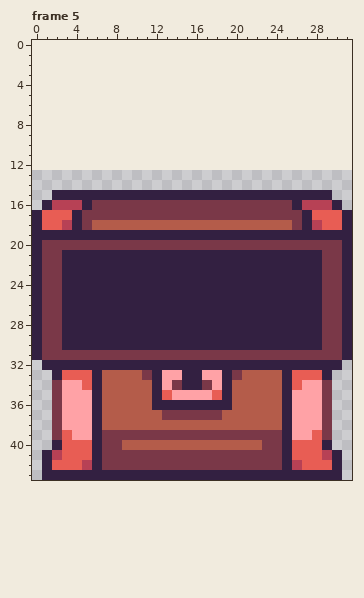
Two states of a pixel-art file, images/tiles/chest/weaponChestOpening.aseprite. Above, as it was before the edit.
32x31 pixels, 26 frames. Shown: frame 5. The old version is drawn lined up with the new one, on the new canvas. The commit also changed other frames, which this record leaves out.
New version:
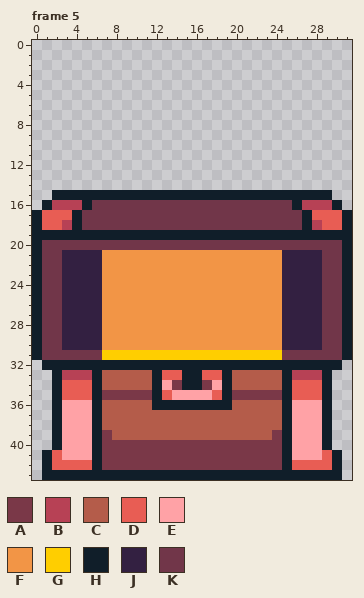
Palette (. is transparent): A #7a3848  B #b74155  C #b45c4a  D #e85d54  E #ffa2a6  F #f29546  G #ffce00  H #101e29  J #332041  K #713649
Diff:
canvas 32x31 -> 32x44, the old top-left corner now at 0,13
--- frame 5
@@ x 0..31 @@
 14 ................................
-15 ..JJJJJJJJJJJJJJJJJJJJJJJJJJJJ..
-16 .JBBBJAAAAAAAAAAAAAAAAAAAAJBBBJ.
-17 JDDDJAAAAAAAAAAAAAAAAAAAAAAJDDDJ
-18 JDDBJACCCCCCCCCCCCCCCCCCCCAJBDDJ
-19 JJJJJJJJJJJJJJJJJJJJJJJJJJJJJJJJ
-20 JAAAAAAAAAAAAAAAAAAAAAAAAAAAAAAJ
-21 JAAJJJJJJJJJJJJJJJJJJJJJJJJJJAAJ
-22 JAAJJJJJJJJJJJJJJJJJJJJJJJJJJAAJ
-23 JAAJJJJJJJJJJJJJJJJJJJJJJJJJJAAJ
-24 JAAJJJJJJJJJJJJJJJJJJJJJJJJJJAAJ
-25 JAAJJJJJJJJJJJJJJJJJJJJJJJJJJAAJ
-26 JAAJJJJJJJJJJJJJJJJJJJJJJJJJJAAJ
-27 JAAJJJJJJJJJJJJJJJJJJJJJJJJJJAAJ
-28 JAAJJJJJJJJJJJJJJJJJJJJJJJJJJAAJ
-29 JAAJJJJJJJJJJJJJJJJJJJJJJJJJJAAJ
-30 JAAJJJJJJJJJJJJJJJJJJJJJJJJJJAAJ
-31 JAAAAAAAAAAAAAAAAAAAAAAAAAAAAAAJ
-32 .JJJJJJJJJJJJJJJJJJJJJJJJJJJJJJ.
-33 ..JDDDJCCCCAJEEJJEEJACCCCJDDDJ..
-34 ..AEEDJCCCCCJEAJJAEJCCCCCJDEEA..
-35 ..AEEEJCCCCCJDEEEEDJCCCCCJEEEA..
-36 ..AEEEJCCCCCJJJJJJJJCCCCCJEEEA..
-37 ..AEEEJCCCCCCAAAAAACCCCCCJEEEA..
-38 ..AEEEJCCCCCCCCCCCCCCCCCCJEEEA..
-39 ..ADEEJAAAAAAAAAAAAAAAAAAJEEDA..
-40 ..JDDDJAACCCCCCCCCCCCCCAAJDDDJ..
-41 .JBDDDJAAAAAAAAAAAAAAAAAAJDDDBJ.
-42 .JDDDBJAAAAAAAAAAAAAAAAAAJBDDDJ.
-43 .JJJJJJJJJJJJJJJJJJJJJJJJJJJJJJ.
+15 ..HHHHHHHHHHHHHHHHHHHHHHHHHHHH..
+16 .HBBBHKKKKKKKKKKKKKKKKKKKKHBBBH.
+17 HDDDHKKKKKKKKKKKKKKKKKKKKKKHDDDH
+18 HDDBHKKKKKKKKKKKKKKKKKKKKKKHBDDH
+19 HHHHHHHHHHHHHHHHHHHHHHHHHHHHHHHH
+20 HKKKKKKKKKKKKKKKKKKKKKKKKKKKKKKH
+21 HKKJJJJFFFFFFFFFFFFFFFFFFJJJJKKH
+22 HKKJJJJFFFFFFFFFFFFFFFFFFJJJJKKH
+23 HKKJJJJFFFFFFFFFFFFFFFFFFJJJJKKH
+24 HKKJJJJFFFFFFFFFFFFFFFFFFJJJJKKH
+25 HKKJJJJFFFFFFFFFFFFFFFFFFJJJJKKH
+26 HKKJJJJFFFFFFFFFFFFFFFFFFJJJJKKH
+27 HKKJJJJFFFFFFFFFFFFFFFFFFJJJJKKH
+28 HKKJJJJFFFFFFFFFFFFFFFFFFJJJJKKH
+29 HKKJJJJFFFFFFFFFFFFFFFFFFJJJJKKH
+30 HKKJJJJFFFFFFFFFFFFFFFFFFJJJJKKH
+31 HKKKKKKGGGGGGGGGGGGGGGGGGKKKKKKH
+32 .HHHHHHHHHHHHHHHHHHHHHHHHHHHHHH.
+33 ..HBBBHCCCCCHDDHHDDHCCCCCHBBBH..
+34 ..HDDDHCCCCCHEAHHAEHCCCCCHDDDH..
+35 ..HDDDHAAAAAHDEEEEDHAAAAAHDDDH..
+36 ..HEEEHCCCCCHHHHHHHHCCCCCHEEEH..
+37 ..HEEEHCCCCCCCCCCCCCCCCCCHEEEH..
+38 ..HEEEHCCCCCCCCCCCCCCCCCCHEEEH..
+39 ..HEEEHACCCCCCCCCCCCCCCCAHEEEH..
+40 ..HEEEHAAAAAAAAAAAAAAAAAAHEEEH..
+41 .HDEEEHAAAAAAAAAAAAAAAAAAHEEEDH.
+42 .HDDDDHAAAAAAAAAAAAAAAAAAHDDDDH.
+43 .HHHHHHHHHHHHHHHHHHHHHHHHHHHHHH.
Changed places in both pictures, as pixel boxes (x1, y1, x2, y2):
changed: (32, 190, 352, 480)
